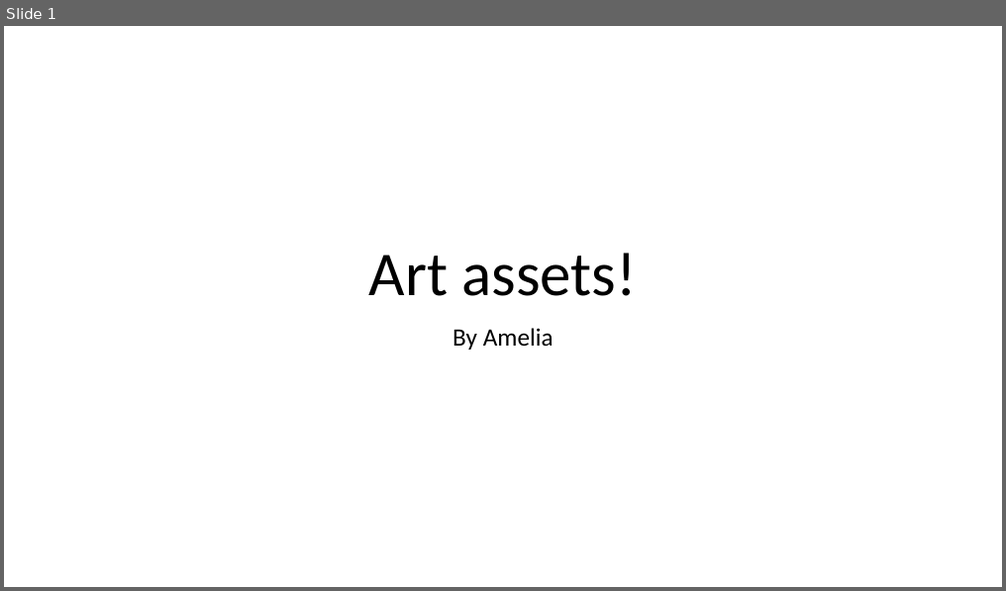
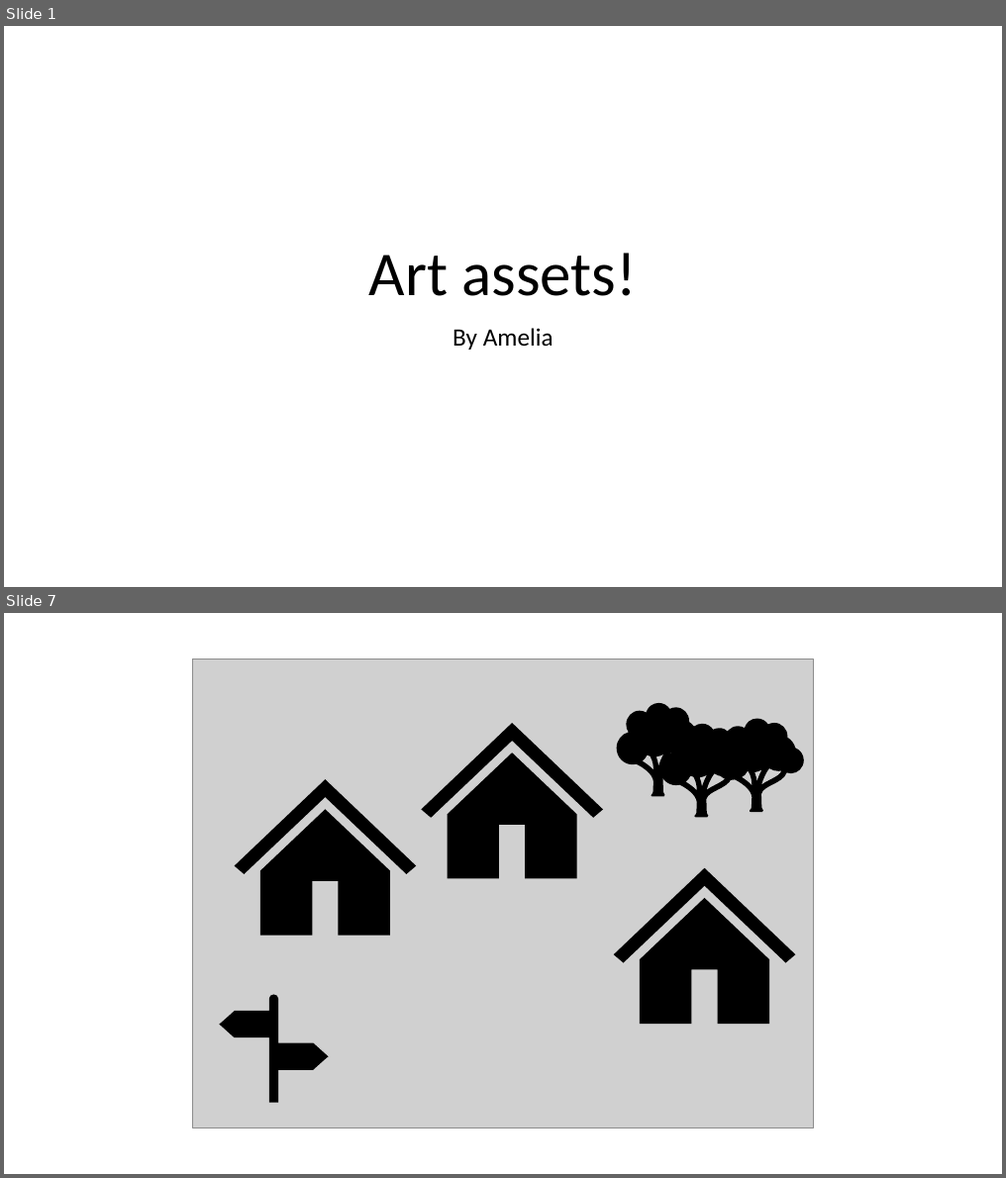
Before and after one commit to AmeliaTYR/SlimeFighter, a slide deck: otherFiles/art.pptx. Shown one above the other, each under a label of ours: slide 1 before the commit, slides 1 and 7 after it; the slides between them are not shown. The pictures are 1006x591 and 1006x1178 pixels, drawn with LibreOffice and Linux fonts; fonts in the diff are those of the drawing; grey boxes stand for pictures. Boxes give left, top, right and bottom in pixels: in the first picture for what was removed or moved away, otherwise in the second. Text is boxed around its words. In the diff, an @@ line names an element or a change of style, - is before the commit and + after.

```diff
--- a/otherFiles/art.pptx
+++ b/otherFiles/art.pptx
@@ slide 7 added at <box>4,613,1002,1174</box>, background #FFFFFF @@
@@ picture added at <box>193,660,813,1129</box> @@
@@ freeform shape added at <box>421,723,603,818</box>, fill #000000 @@
@@ freeform shape added at <box>617,703,706,796</box>, fill #000000 @@
@@ freeform shape added at <box>659,724,748,817</box>, fill #000000 @@
@@ freeform shape added at <box>715,719,804,812</box>, fill #000000 @@
@@ freeform shape added at <box>448,753,577,878</box>, fill #000000 @@
@@ freeform shape added at <box>235,779,417,874</box>, fill #000000 @@
@@ freeform shape added at <box>260,809,390,935</box>, fill #000000 @@
@@ freeform shape added at <box>614,868,795,963</box>, fill #000000 @@
@@ freeform shape added at <box>640,898,770,1024</box>, fill #000000 @@
@@ freeform shape added at <box>220,995,329,1103</box>, fill #000000 @@
```
Also in this commit, not shown: 6 other slides added, 1 slide removed, 8 other files.
